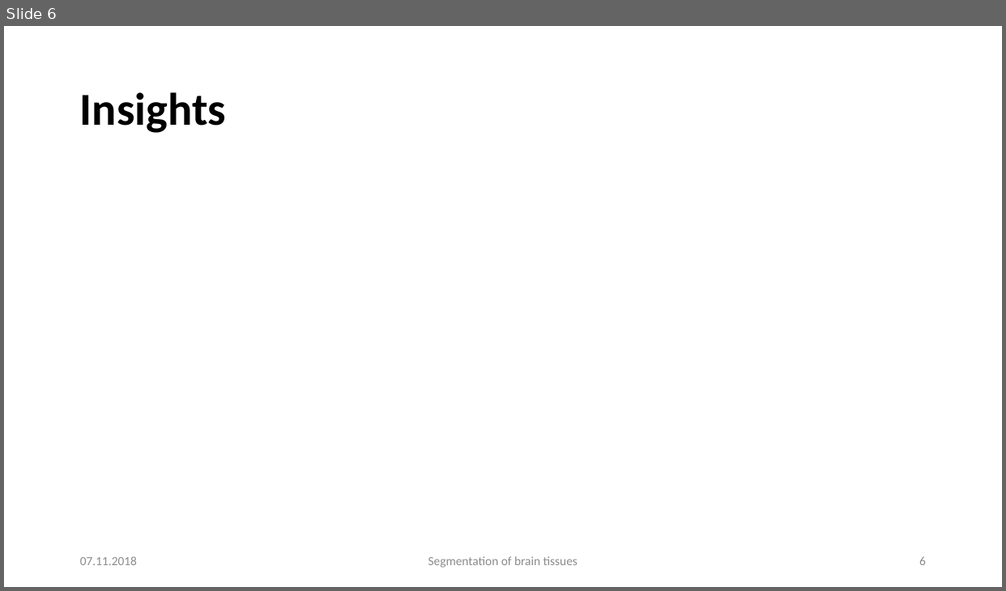
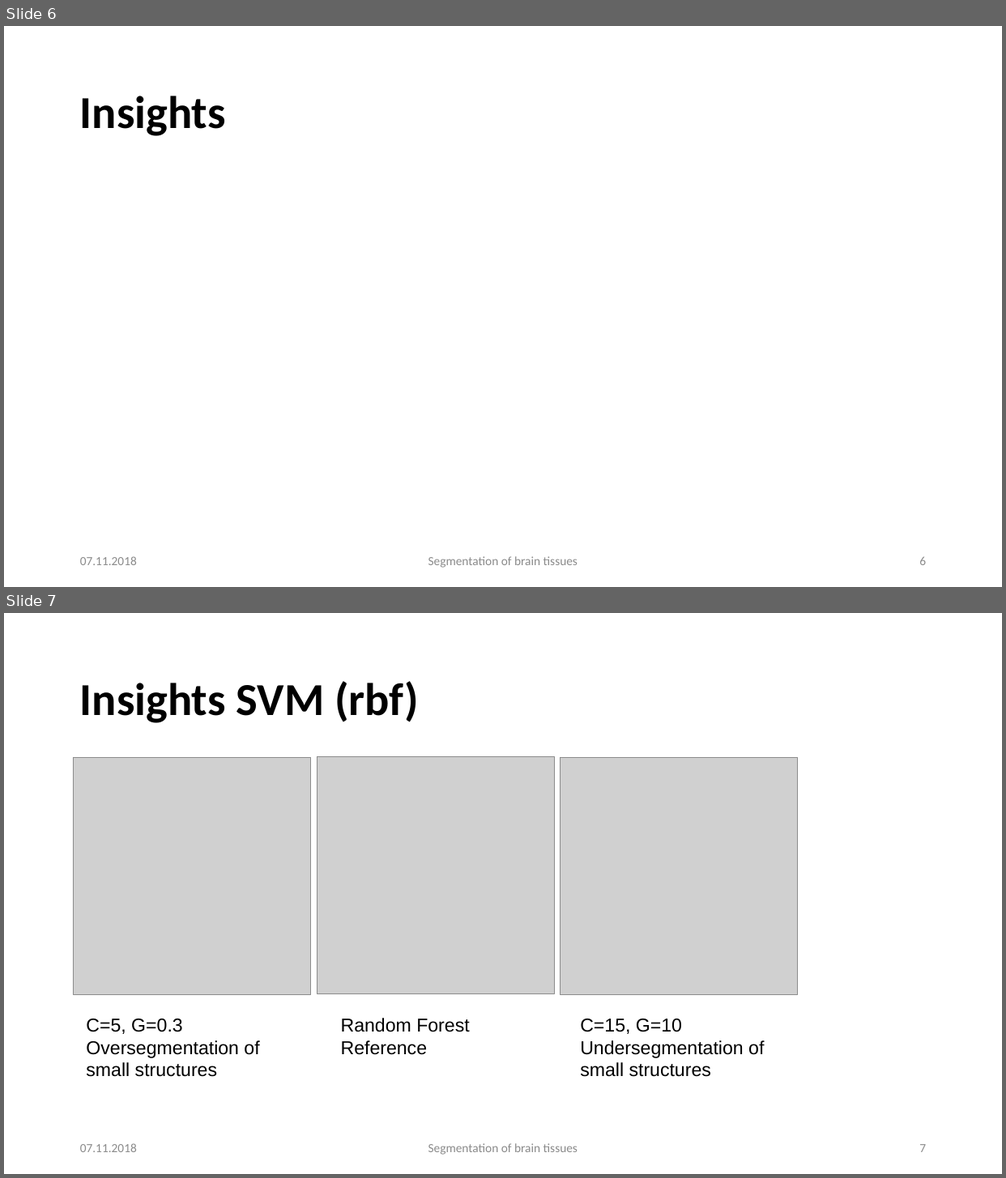
Before and after one commit to mhayoz/MIALab, a slide deck: Midterm Mialab.pptx. Shown one above the other, each under a label of ours: slide 6 before the commit, slides 6 and 7 after it. The pictures are 1006x591 and 1006x1178 pixels, drawn with LibreOffice and Linux fonts; fonts in the diff are those of the drawing; grey boxes stand for pictures; background and template pictures are left out. Boxes give left, top, right and bottom in pixels: in the first picture for what was removed or moved away, otherwise in the second. Text is boxed around its words. In the diff, an @@ line names an element or a change of style, - is before the commit and + after.

```diff
--- a/Midterm Mialab.pptx
+++ b/Midterm Mialab.pptx
@@ slide 7 added at (x1=4, y1=613, x2=1002, y2=1174), background #FFFFFF @@
@@ text added at (x1=80, y1=681, x2=419, y2=723), 44 pt, text #000000, bold @@
+Insights SVM (rbf)
@@ picture added at (x1=74, y1=757, x2=311, y2=995) @@
@@ picture added at (x1=317, y1=756, x2=554, y2=994) @@
@@ picture added at (x1=560, y1=757, x2=798, y2=995) @@
@@ text added at (x1=86, y1=1019, x2=259, y2=1077), 18 pt, text #000000 @@
+C=5, G=0.3
+Oversegmentation of small structures
@@ text added at (x1=341, y1=1018, x2=469, y2=1055), 18 pt, text #000000 @@
+Random Forest
+Reference
@@ text added at (x1=580, y1=1019, x2=764, y2=1077), 18 pt, text #000000 @@
+C=15, G=10
+Undersegmentation of small structures
@@ text added at (x1=80, y1=1144, x2=137, y2=1152), 12 pt, text #8B8B8B @@
+07.11.2018
@@ text added at (x1=428, y1=1144, x2=577, y2=1155), 12 pt, text #8B8B8B @@
+Segmentation of brain tissues
@@ page number added at (x1=919, y1=1144, x2=926, y2=1152), 12 pt, text #8B8B8B @@
+7
@@ slide 6 changed as well @@
@@ text "Insights" at (x1=80, y1=96, x2=226, y2=136): line spacing 0.9 to 1 @@
@@ text "07.11.2018" at (x1=80, y1=557, x2=137, y2=565): text colour #8C8C8C to #8B8B8B @@
@@ text "Segmentation of brain tissues" at (x1=428, y1=557, x2=577, y2=568): text colour #8C8C8C to #8B8B8B @@
```
Also in this commit, not shown: 6 other slides changed, 1 other slide added.
